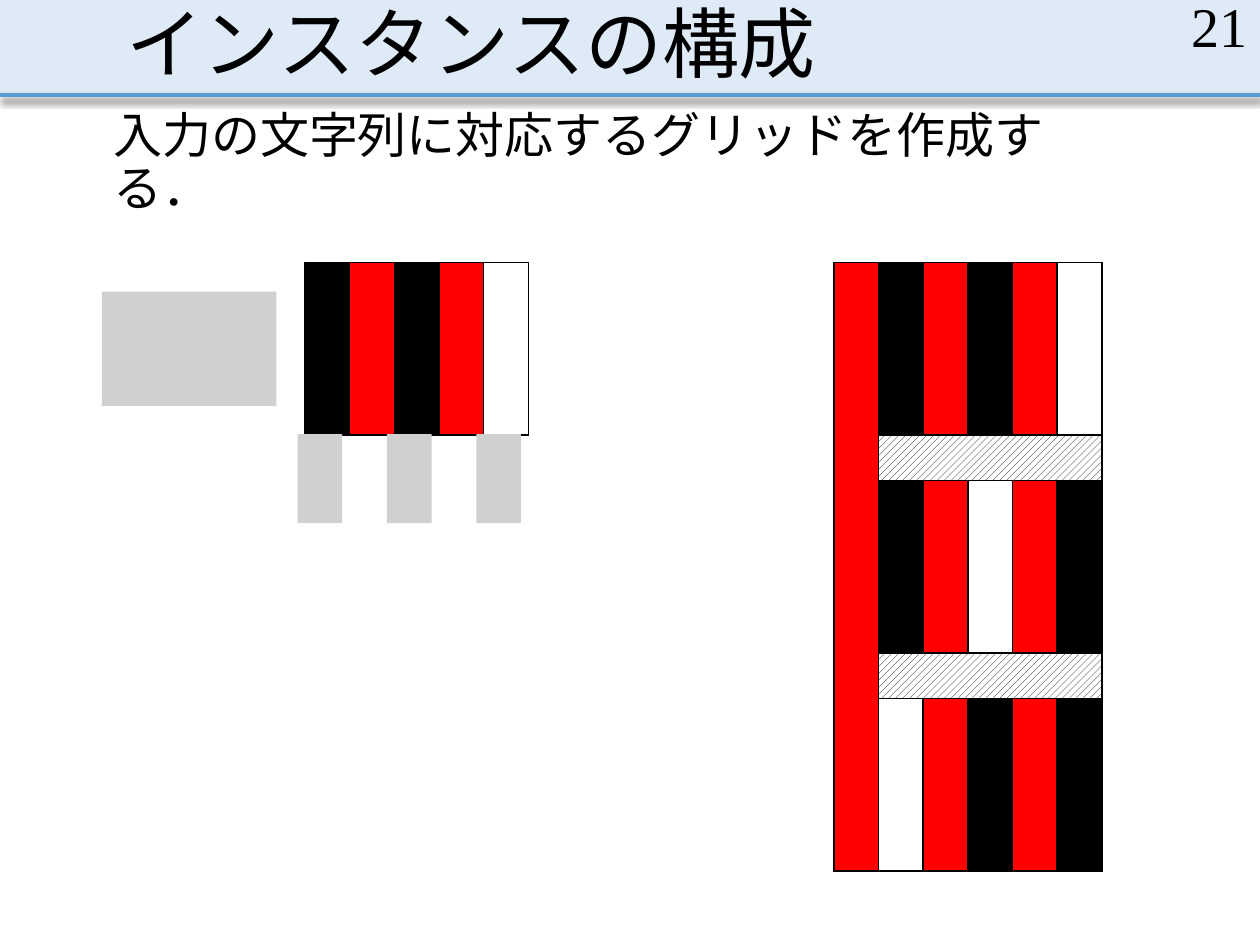
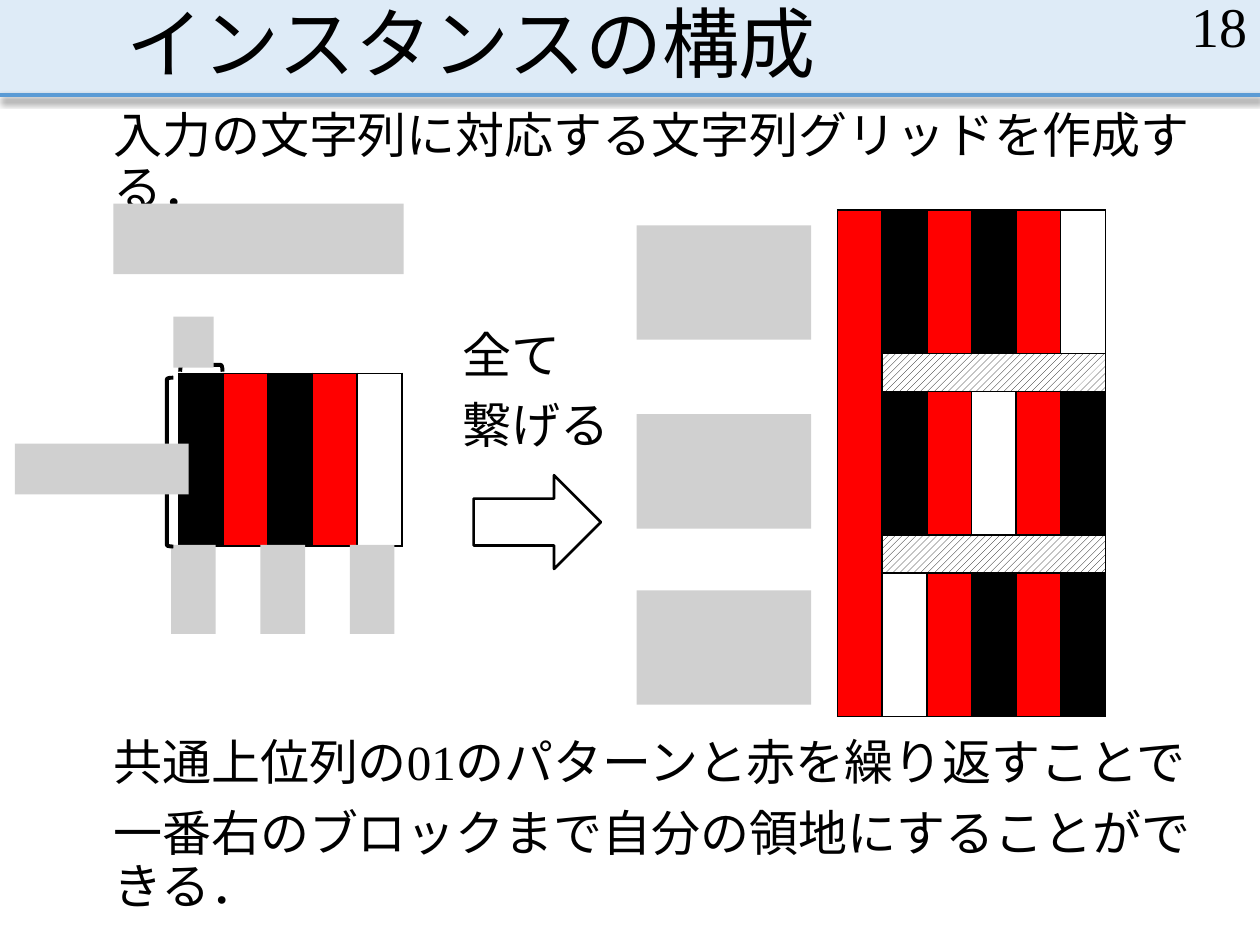
Before and after one commit to MasayaOda/SR, a slide deck: slide 18 of 190513oda.pptx (slide 21 before the commit). Drawn at 1260x945 pixels with LibreOffice and Linux fonts; fonts in the diff are those of the drawing; grey boxes stand for pictures. Boxes give left, top, right and bottom in pixels: in the first picture for what was removed or moved away, otherwise in the second. Text is boxed around its words. In the diff, an @@ line names an element or a change of style, - is before the commit and + after.

```diff
--- a/190513oda.pptx
+++ b/190513oda.pptx
@@ page number at <box>1191,9,1247,48</box>: text changed @@
-21
+18
@@ text at <box>113,103,1190,218</box>: text changed @@
-入力の文字列に対応するグリッドを作成する．
+入力の文字列に対応する文字列グリッドを作成する．
@@ picture added at <box>113,204,403,275</box> @@
@@ picture added at <box>636,226,810,340</box> @@
@@ table: place and size @@
-table at <box>834,262,1099,871</box>
+table at <box>838,210,1102,719</box>
@@ picture removed at <box>102,291,276,406</box> @@
@@ picture added at <box>174,316,214,367</box> @@
@@ left brace added at <box>180,358,222,372</box>, outline #000000 2.25 pt @@
@@ text added at <box>463,331,610,447</box>, 28 pt, text #000000 @@
+全て
+繋げる
@@ left brace added at <box>160,378,173,547</box>, outline #000000 2.25 pt @@
@@ table: place and size @@
-table at <box>305,262,525,435</box>
+table at <box>179,373,399,546</box>
@@ picture added at <box>636,415,810,529</box> @@
@@ picture added at <box>15,444,189,494</box> @@
@@ picture removed at <box>297,433,341,523</box> @@
@@ picture removed at <box>387,433,431,523</box> @@
@@ picture removed at <box>476,433,520,523</box> @@
@@ right arrow added at <box>474,475,601,568</box>, fill #FFFFFF, outline #000000 1.5 pt @@
@@ picture added at <box>171,544,215,634</box> @@
@@ picture added at <box>261,544,305,634</box> @@
@@ picture added at <box>350,544,394,634</box> @@
@@ picture added at <box>636,590,810,704</box> @@
@@ text added at <box>113,739,1190,907</box>, 28 pt, text #000000 @@
+共通上位列の01のパターンと赤を繰り返すことで
+一番右のブロックまで自分の領地にすることができる．
```
Also in this commit, not shown: 28 other slides changed, 7 slides added, 2 slides removed.
